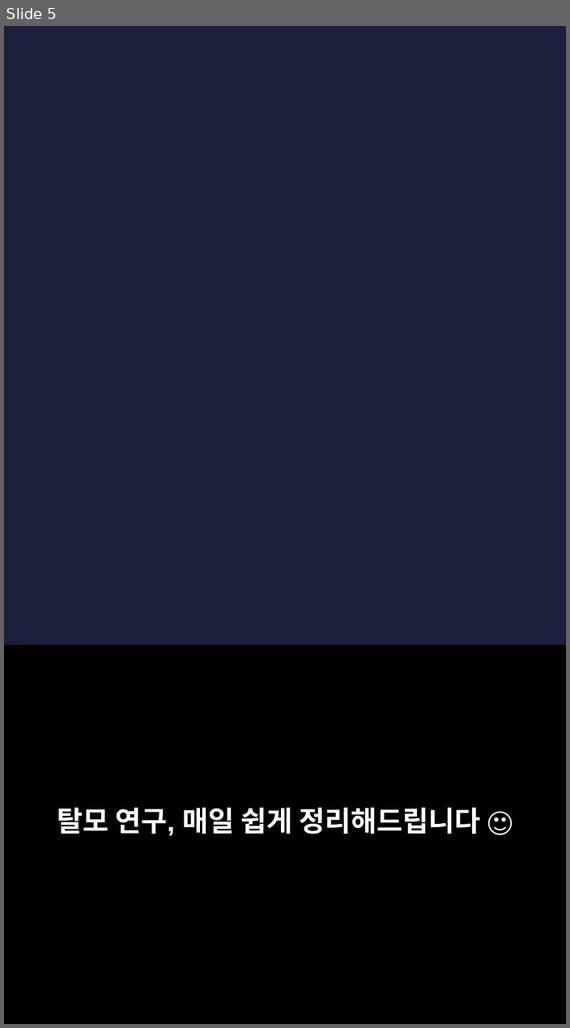
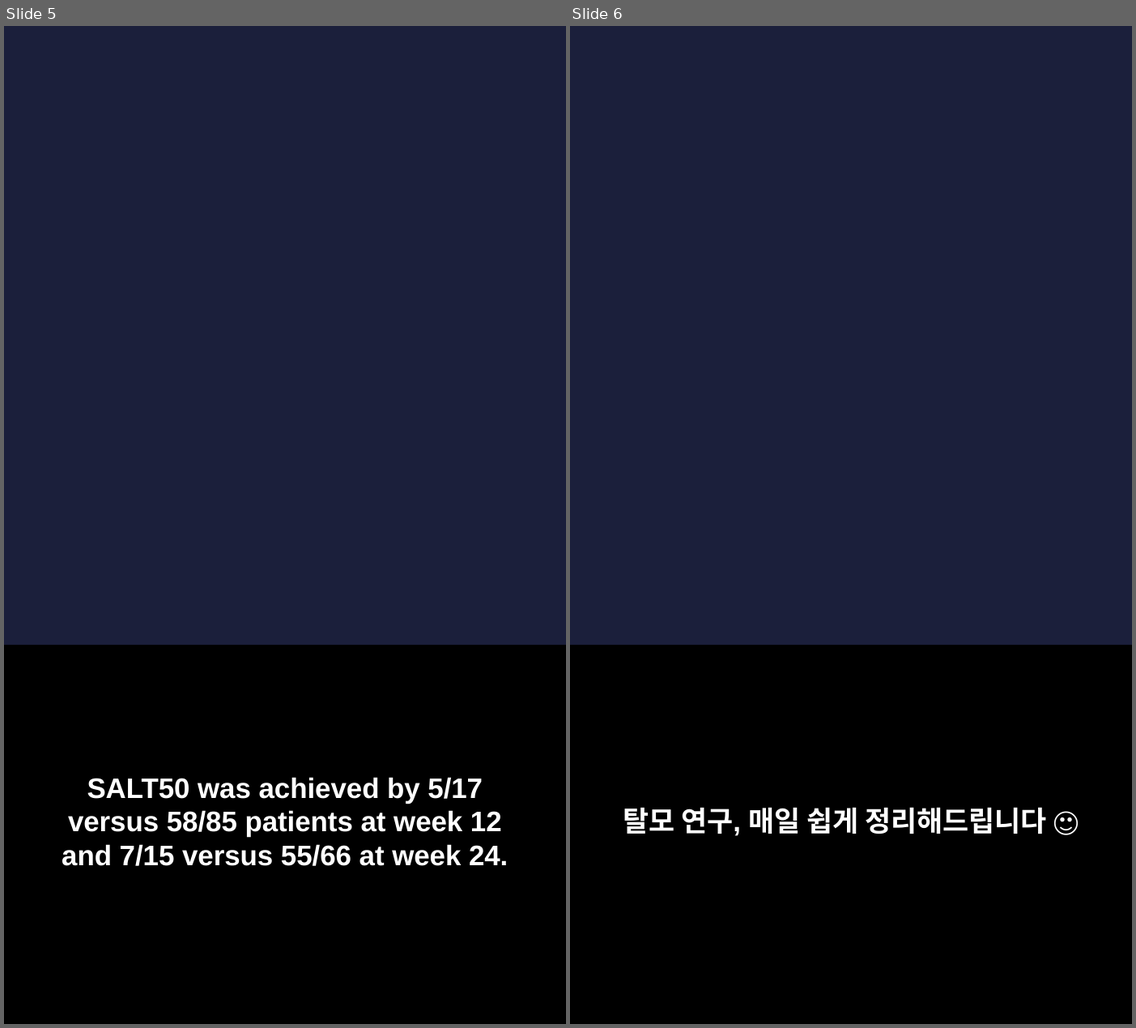
Before and after one commit to hyokang2010-BJ-ANTH/product-builder-test, a slide deck: pwa/data/latest/slides.pptx. Shown side by side, each under a label of ours: slide 5 before the commit, slides 5 and 6 after it. The pictures are 570x1028 and 1136x1028 pixels, drawn with LibreOffice and Linux fonts; fonts in the diff are those of the drawing; background and template pictures are left out. Boxes give left, top, right and bottom in pixels: in the first picture for what was removed or moved away, otherwise in the second. Text is boxed around its words. In the diff, an @@ line names an element or a change of style, - is before the commit and + after.

```diff
--- a/pwa/data/latest/slides.pptx
+++ b/pwa/data/latest/slides.pptx
@@ slide 5 added at box(4, 26, 566, 1024), background picture (left out) @@
@@ rectangle added at box(4, 646, 566, 1024), fill #000000 @@
@@ text added at box(62, 777, 508, 866), 22 pt, text #FFFFFF, bold @@
+SALT50 was achieved by 5/17 versus 58/85 patients at week 12 and 7/15 versus 55/66 at week 24.
@@ what was slide 5 is now slide 6 @@
```
Also in this commit, not shown: 2 slides changed, 6 other slides added, 4 slides removed, 28 other files.
